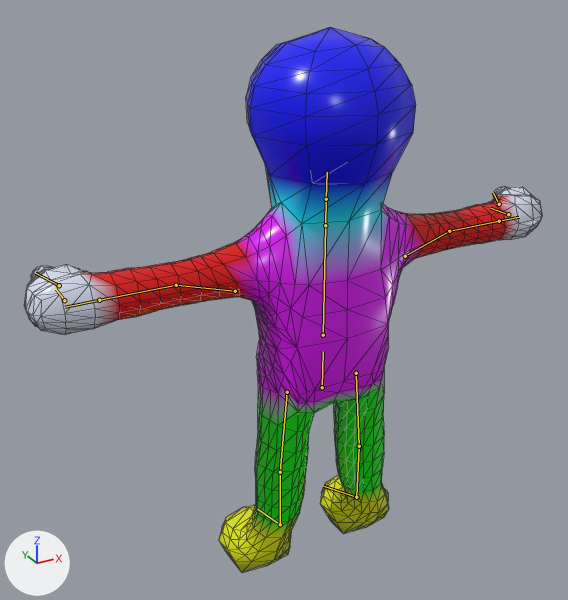
What one commit did to the glTF model do-not-drop/assets/models/characters/gel/gel_body_lod1.glb.
Camera for both pictures: a 50 mm lens placed at (-1.178, -1.885, 1.932), pointed at (-0.053, 0.159, 0.91). The lights are fixed; the arrows at lower left show +X, +Y and +Z. The picture after the commit comes second. The bones that bend it are drawn over the model as lines. Mesh edges are drawn as thin lines.

In view in the first picture: 'GelBodyLOD1'.
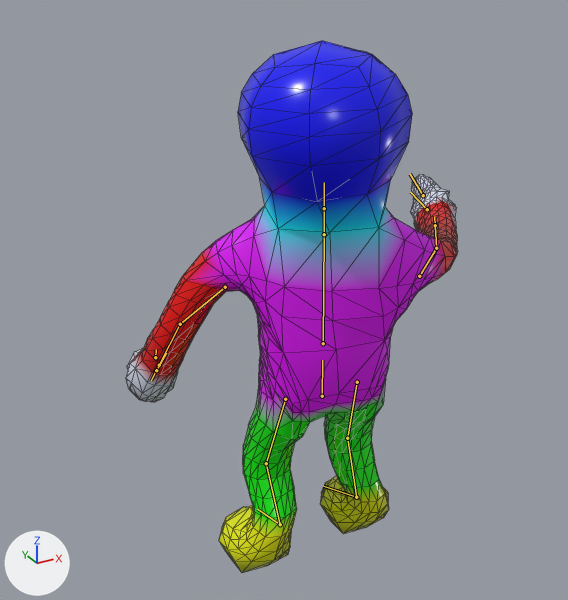
The newer file adds an action. The first version stands in its rest pose; the second is drawn at frame 9 of the action 'Point'.

Changed parts and their boxes (x1, y1, x2, y2) in the pictures (568 x 600 px):
'GelBodyLOD1', posed (36% narrower): before (24, 27, 542, 572); after (126, 41, 457, 572)
bone 'pelvis', root to tip: before (322, 387) to (323, 351); after (322, 396) to (322, 360)
bone 'chest', root to tip: before (323, 335) to (325, 225); after (323, 343) to (324, 234)
bone 'head', root to tip: before (326, 199) to (327, 172); after (324, 208) to (324, 182)
bone 'upper_arm.L', root to tip: before (235, 291) to (176, 285); after (225, 287) to (180, 324)
bone 'forearm.L', root to tip: before (176, 285) to (99, 300); after (180, 324) to (159, 365)
bone 'upper_arm.R', root to tip: before (405, 256) to (449, 231); after (419, 276) to (436, 248)
bone 'forearm.R', root to tip: before (449, 231) to (499, 221); after (436, 248) to (435, 225)
bone 'thumb.R', root to tip: before (499, 204) to (493, 192); after (423, 195) to (410, 174)
bone 'thigh.L', root to tip: before (287, 392) to (280, 472); after (285, 399) to (266, 463)
bone 'shin.L', root to tip: before (280, 472) to (280, 524); after (266, 463) to (280, 524)
bone 'thigh.R', root to tip: before (356, 373) to (359, 446); after (357, 382) to (347, 438)
bone 'shin.R', root to tip: before (359, 446) to (356, 497); after (347, 438) to (356, 497)

The change in detail:
Bone 'pelvis' (bone_pelvis) moves from (0.0, 0.0, 0.0) to (0.0, -0.03, 0.0).
Bone 'pelvis' (bone_pelvis) turns from (0, 0, 0) to (0, -4, 0) degrees about its own x, y and z.
Bone 'chest' (bone_chest) turns from (0, 0, 0) to (1, -18, -1) degrees about its own x, y and z.
Bone 'head' (bone_head) turns from (0, 0, 0) to (-4, -19, -1) degrees about its own x, y and z.
Bone 'upper_arm.L' (bone_upper_arm_l) turns from (0, 0, 0) to (-58, 8, -19) degrees about its own x, y and z.
Bone 'forearm.L' (bone_forearm_l) turns from (0, 0, 0) to (0, -8, -28) degrees about its own x, y and z.
Bone 'upper_arm.R' (bone_upper_arm_r) turns from (0, 0, 0) to (1, 57, 56) degrees about its own x, y and z.
Bone 'forearm.R' (bone_forearm_r) turns from (0, 0, 0) to (0, 4, 8) degrees about its own x, y and z.
Bone 'thumb.R' (bone_thumb_r) turns from (0, 0, 0) to (-18, 3, -3) degrees about its own x, y and z.
Bone 'thigh.L' (bone_thigh_l) turns from (0, 0, 0) to (-15, -5, -1) degrees about its own x, y and z.
Bone 'shin.L' (bone_shin_l) turns from (0, 0, 0) to (39, -2, 2) degrees about its own x, y and z.
Bone 'foot.L' (bone_foot_l) turns from (0, 0, 0) to (-24, 3, -1) degrees about its own x, y and z.
Bone 'thigh.R' (bone_thigh_r) turns from (0, 0, 0) to (-18, -2, 1) degrees about its own x, y and z.
Bone 'shin.R' (bone_shin_r) turns from (0, 0, 0) to (39, 2, -3) degrees about its own x, y and z.
Bone 'foot.R' (bone_foot_r) turns from (0, 0, 0) to (-22, -3, 1) degrees about its own x, y and z.
